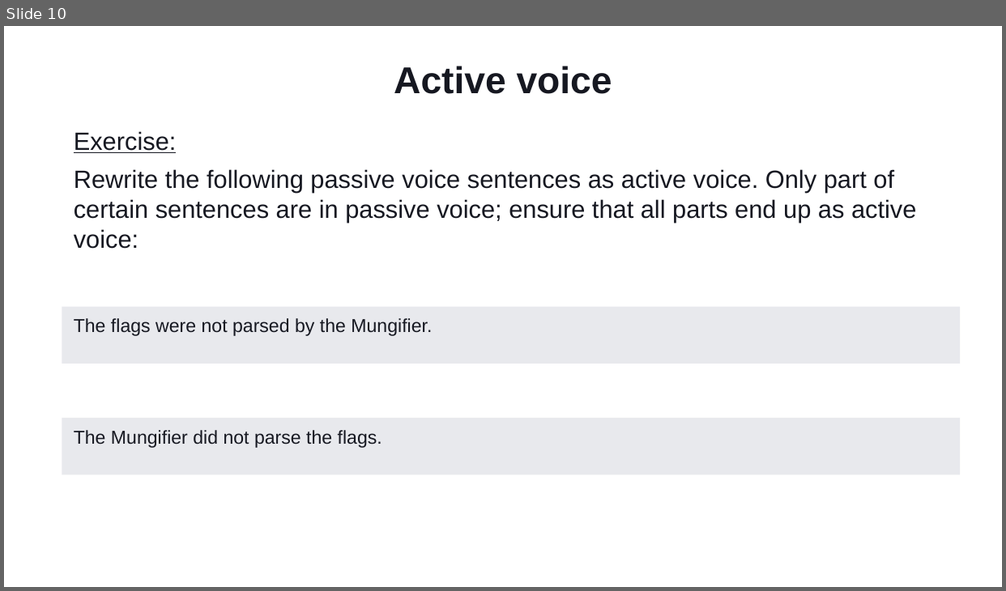
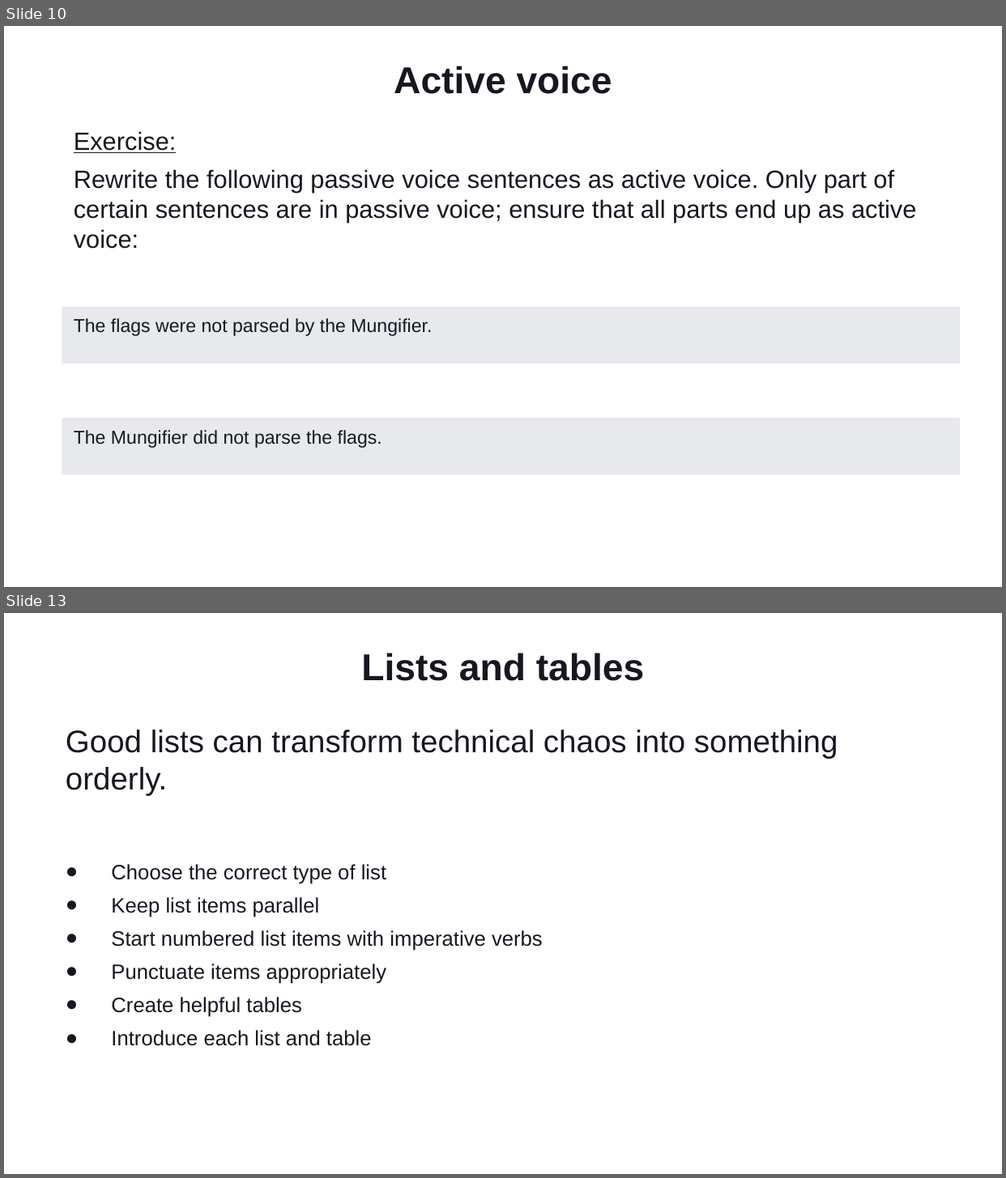
Before and after one commit to Ungerfall/ungerfall.github.io, a slide deck: presentation/tech-writing/tech-writing-azure-static-web-apps.pptx. Shown one above the other, each under a label of ours: slide 10 before the commit, slides 10 and 13 after it; the slides between them are not shown. The pictures are 1006x591 and 1006x1178 pixels, drawn with LibreOffice and Linux fonts; fonts in the diff are those of the drawing; background and template pictures are left out. Boxes give left, top, right and bottom in pixels: in the first picture for what was removed or moved away, otherwise in the second. Text is boxed around its words. In the diff, an @@ line names an element or a change of style, - is before the commit and + after.

```diff
--- a/presentation/tech-writing/tech-writing-azure-static-web-apps.pptx
+++ b/presentation/tech-writing/tech-writing-azure-static-web-apps.pptx
@@ slide 13 added at (x1=4, y1=613, x2=1002, y2=1174), background #FFFFFF @@
@@ title added at (x1=361, y1=653, x2=644, y2=681), 36 pt, text #161821, bold @@
+Lists and tables
@@ text added at (x1=66, y1=730, x2=838, y2=795), 30 pt, text #161821 @@
+Good lists can transform technical chaos into something orderly.
@@ text added at (x1=111, y1=864, x2=543, y2=1046), 20 pt, text #161821 @@
+● Choose the correct type of list
+● Keep list items parallel
+● Start numbered list items with imperative verbs
+● Punctuate items appropriately
+● Create helpful tables
+● Introduce each list and table
```
Also in this commit, not shown: 9 other slides added, 1 slide removed, 2 other files.
